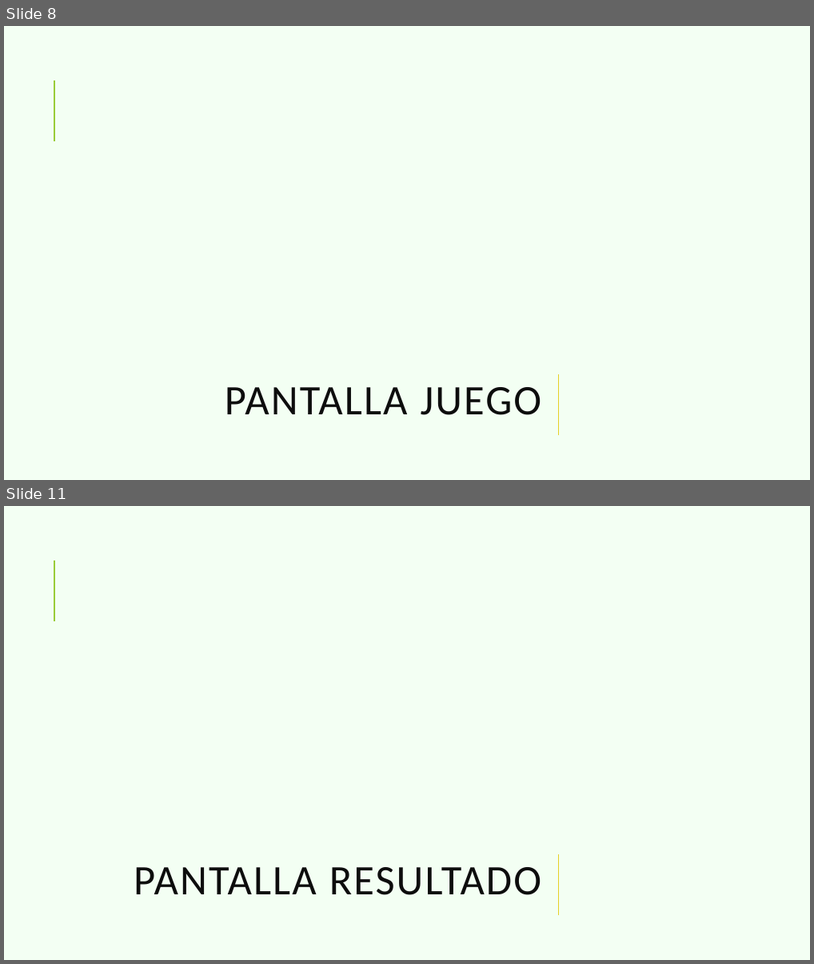
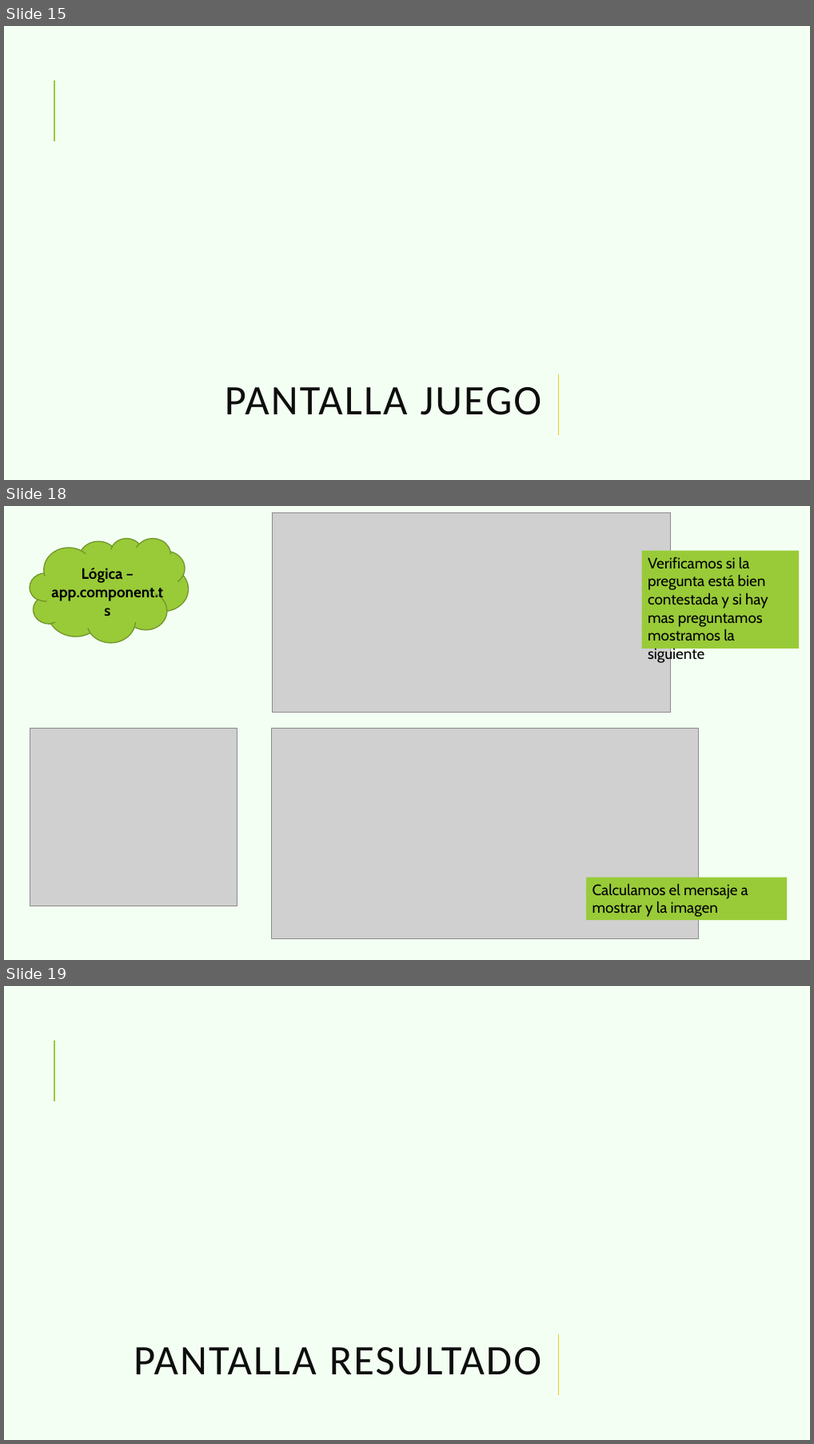
Before and after one commit to azaharafernandezguizan/STEMTrivialAngular, a slide deck: Documents/Trivial_Angular.pptx. Shown one above the other, each under a label of ours: slides 8 and 11 before the commit, slides 15, 18 and 19 after it; the slides between them are not shown. The pictures are 814x964 and 814x1444 pixels, drawn with LibreOffice and Linux fonts; fonts in the diff are those of the drawing; grey boxes stand for pictures; background and template pictures are left out. Boxes give left, top, right and bottom in pixels: in the first picture for what was removed or moved away, otherwise in the second. Text is boxed around its words. In the diff, an @@ line names an element or a change of style, - is before the commit and + after.

```diff
--- a/Documents/Trivial_Angular.pptx
+++ b/Documents/Trivial_Angular.pptx
@@ slide 18 added at (x1=4, y1=506, x2=810, y2=960), background #F3FFF3; not listed: 1 template element that a slide beside it also shows @@
@@ picture added at (x1=273, y1=512, x2=671, y2=712) @@
@@ cloud added at (x1=30, y1=538, x2=189, y2=642), fill #99CB38, outline #719629 1.25 pt @@
@@ rectangle added at (x1=642, y1=551, x2=799, y2=648), fill #99CB38, 18 pt, text #000000 @@
+Verificamos si la pregunta está bien contestada y si hay mas preguntamos mostramos la siguiente
@@ text added at (x1=51, y1=568, x2=163, y2=601), 18 pt, text #000000, bold @@
+Lógica – app.component.ts
@@ picture added at (x1=30, y1=728, x2=238, y2=906) @@
@@ picture added at (x1=271, y1=728, x2=699, y2=938) @@
@@ rectangle added at (x1=586, y1=877, x2=787, y2=920), fill #99CB38, 18 pt, text #000000 @@
+Calculamos el mensaje a mostrar y la imagen
@@ what was slide 8 is now slide 15 @@
@@ what was slide 11 is now slide 19 @@
```
Also in this commit, not shown: 14 other slides added, 6 slides removed, 2 other files.
